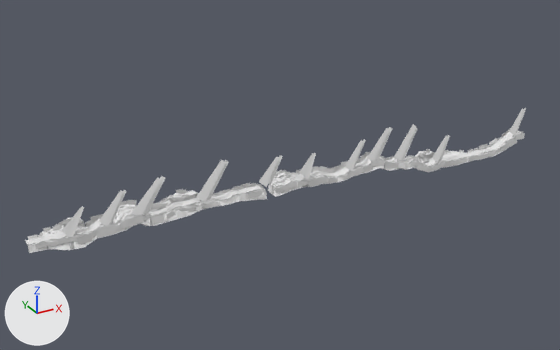
Two versions of the FBX model Assets/Arts/Map/Models/Theme_01/Forest_10.fbx, one commit apart.
Rendered twice from a 50 mm lens placed at (-128.0, -853.0, 445.0), pointed at (360.0, 34.0, 1.0). The axes (+X, +Y, +Z) are drawn at lower left. The lights are the same throughout. Where no turn or scale is listed for an object, it has been applied to the vertices. Vertices at the same position are counted once.

The first picture shows 'Ground_01', 'Light_01', 'Mountain_01', 'Tree_01'.
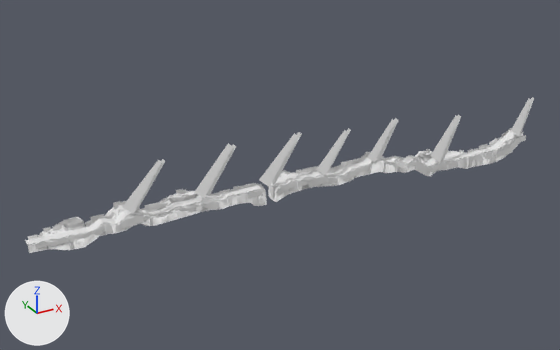
What differs and where, as boxes (x1, y1, x2, y2) in the pictures (560 x 350 px; the box of a moved part takes in the faces that stretch with it):
'Light_01', reshaped (11% narrower, 10% shorter)
    before: (62, 108, 526, 238)
    after: (122, 97, 534, 214)
'Tree_01', reshaped
    before: (27, 128, 525, 248)
    after: (27, 128, 526, 248)
part 1 of me_mesh_005, moved or reshaped
    before: (62, 133, 523, 235)
    after: (62, 133, 523, 234)
part 2 of me_mesh_006, moved or reshaped
    before: (166, 211, 176, 219)
    after: (164, 211, 173, 216)
part 3 of me_mesh_006, deleted
    before: (75, 132, 525, 245)
part 4 of me_mesh_006, moved or reshaped
    before: (66, 150, 487, 242)
    after: (68, 132, 526, 242)
part 5 of me_mesh, moved or reshaped
    before: (516, 108, 526, 133)
    after: (520, 97, 534, 133)
part 6 of me_mesh, moved or reshaped
    before: (509, 109, 523, 136)
    after: (511, 99, 531, 136)
part 7 of me_mesh, moved or reshaped
    before: (367, 128, 389, 162)
    after: (430, 115, 458, 163)
part 8 of me_mesh, moved or reshaped
    before: (376, 127, 392, 160)
    after: (441, 114, 461, 161)
part 9 of me_mesh, moved or reshaped
    before: (402, 128, 417, 161)
    after: (368, 119, 395, 162)
part 10 of me_mesh, moved or reshaped
    before: (394, 124, 416, 160)
    after: (377, 118, 398, 160)
part 11 of me_mesh, moved or reshaped
    before: (304, 153, 316, 180)
    after: (328, 128, 351, 172)
part 12 of me_mesh, moved or reshaped
    before: (208, 160, 229, 199)
    after: (194, 143, 233, 199)
part 13 of me_mesh, moved or reshaped
    before: (67, 206, 84, 238)
    after: (136, 159, 165, 211)
part 14 of me_mesh, moved or reshaped
    before: (132, 177, 161, 216)
    after: (122, 160, 162, 214)
part 15 of me_mesh, deleted
    before: (62, 135, 450, 234)
part 16 of me_mesh, moved or reshaped
    before: (196, 155, 283, 203)
    after: (207, 130, 347, 195)

Patch to the scene script:
```diff
--- a/Assets/Arts/Map/Models/Theme_01/Forest_10.fbx.py
+++ b/Assets/Arts/Map/Models/Theme_01/Forest_10.fbx.py
@@ me_mesh @@
-me_mesh.from_pydata(...)  # 220 vertices, 88 faces; spans x 41.0..805.0, y -6.0..20.0, z -18.0..51.0
+me_mesh.from_pydata(...)  # 140 vertices, 56 faces; spans x 118.0..824.0, y -6.0..27.0, z -19.0..69.0
+# me_mesh part 5: the loose piece of 10 vertices spanning x 769.0..805.0, y -1.0..12.0, z -1.0..37.0 is scaled about its middle by 1.4, then moved by (11.0, 0.0, 7.0)
+# me_mesh part 6: the loose piece of 10 vertices spanning x 763.0..801.0, y -3.0..12.0, z -3.0..36.0 is scaled about its middle by 1.4, then moved by (9.0, 0.0, 7.0)
+# me_mesh part 7: the loose piece of 10 vertices spanning x 485.0..531.0, y -3.0..12.0, z 7.0..51.0 is scaled about its middle by (1.39, 1.38, 1.47), then moved by (128.0, 3.0, -15.0)
+# me_mesh part 8: the loose piece of 10 vertices spanning x 495.0..538.0, y -2.0..15.0, z 8.0..50.0 is scaled about its middle by (1.42, 1.35, 1.51), then moved by (130.0, 4.0, -16.0)
+# me_mesh part 9: the loose piece of 10 vertices spanning x 544.0..589.0, y -1.0..19.0, z -4.0..39.0 is scaled about its middle by (1.21, 0.827, 1.3), then moved by (-53.0, -5.0, 17.0)
+# me_mesh part 10: the loose piece of 10 vertices spanning x 535.0..587.0, y -2.0..20.0, z -3.0..44.0 is multiplied about its middle by the matrix ((1.077, 0.03, -0.076), (-0.036, 1.076, -0.084), (0.074, 0.086, 1.074)), then moved by (-39.0, -3.0, 14.0)
+# me_mesh part 11: the loose piece of 10 vertices spanning x 378.0..407.0, y -4.0..15.0, z 3.0..34.0 is multiplied about its middle by the matrix ((1.684, 0.336, 0.093), (-0.317, 1.667, -0.283), (-0.146, 0.26, 1.694)), then moved by (46.0, 6.0, 14.0)
+# me_mesh part 12: the loose piece of 10 vertices spanning x 228.0..273.0, y -1.0..19.0, z 6.0..48.0 is scaled about its middle by (1.46, 1.21, 1.4), then moved by (-1.0, 4.0, 12.0)
+# me_mesh part 13: the loose piece of 10 vertices spanning x 46.0..75.0, y -4.0..14.0, z -3.0..28.0 is multiplied about its middle by the matrix ((1.752, 0.358, 0.076), (-0.339, 1.73, -0.312), (-0.135, 0.291, 1.761)), then moved by (94.0, 4.0, 28.0)
+# me_mesh part 14: the loose piece of 10 vertices spanning x 128.0..174.0, y -6.0..10.0, z 4.0..48.0 is scaled about its middle by (1.35, 1.16, 1.34), then moved by (-3.0, 3.0, 15.0)
+# me_mesh part 15: 9 loose pieces with 90 vertices, spanning x 41.0..651.0, y -5.0..16.0, z -18.0..47.0, are deleted
+# me_mesh part 16: 30 vertices removed from x 217.0..355.0, y -3.0..19.0, z 4.0..51.0; 40 vertices added at x 229.0..459.0, y -2.0..27.0, z 3.0..67.0
 me_mesh.materials.append(mat_light_mat_01)
@@ me_mesh_006 @@
-me_mesh_006.from_pydata(...)  # 4176 vertices, 1044 faces; spans x 0.0..792.0, y -9.0..30.0, z -30.0..21.0
+me_mesh_006.from_pydata(...)  # 3376 vertices, 844 faces; spans x 0.0..796.0, y -9.0..30.0, z -34.0..21.0
+# me_mesh_006 part 2: the loose piece of 4 vertices spanning x 172.0..185.0, y -7.0..-6.0, z -5.0..4.0 is moved by (-2.0, 2.0, 0.0)
+# me_mesh_006 part 3: 205 loose pieces with 820 vertices, spanning x 45.0..792.0, y -9.0..23.0, z -29.0..15.0, are deleted
+# me_mesh_006 part 4: 76 vertices moved from x 45.0..716.0, y -4.0..17.0, z -22.0..13.0 to x 50.0..716.0, y -4.0..17.0, z -22.0..13.0; 241 vertices removed from x 46.0..716.0, y -5.0..23.0, z -23.0..10.0; 261 vertices added at x 47.0..796.0, y -6.0..23.0, z -34.0..12.0
 me_mesh_006.materials.append(mat_tree_mat_01)
@@ me_mesh_005 @@
-me_mesh_005.from_pydata(...)  # 1939 vertices, 2314 faces; spans x 0.0..791.0, y -9.0..33.0, z -31.0..15.0
+me_mesh_005.from_pydata(...)  # 1891 vertices, 2239 faces; spans x 0.0..791.0, y -9.0..32.0, z -41.0..15.0
+# me_mesh_005 part 1: 136 vertices moved from x 42.0..791.0, y -6.0..28.0, z -30.0..10.0 to x 42.0..791.0, y -6.0..29.0, z -41.0..9.0; 94 vertices removed from x 46.0..791.0, y -5.0..33.0, z -29.0..15.0; 46 vertices added at x 46.0..791.0, y -5.0..32.0, z -40.0..15.0
 me_mesh_005.materials.append(mat_mountain_mat_04)
```
